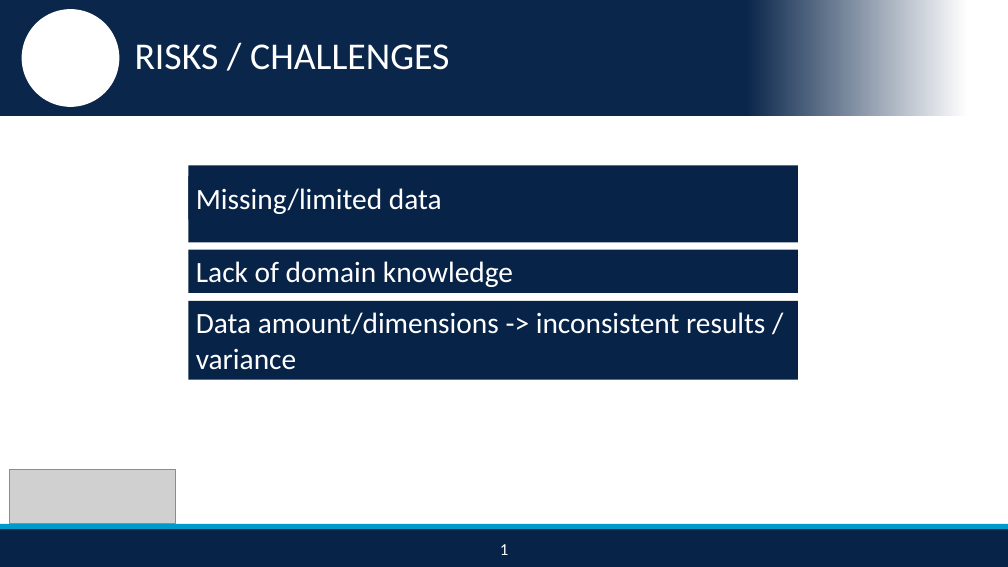
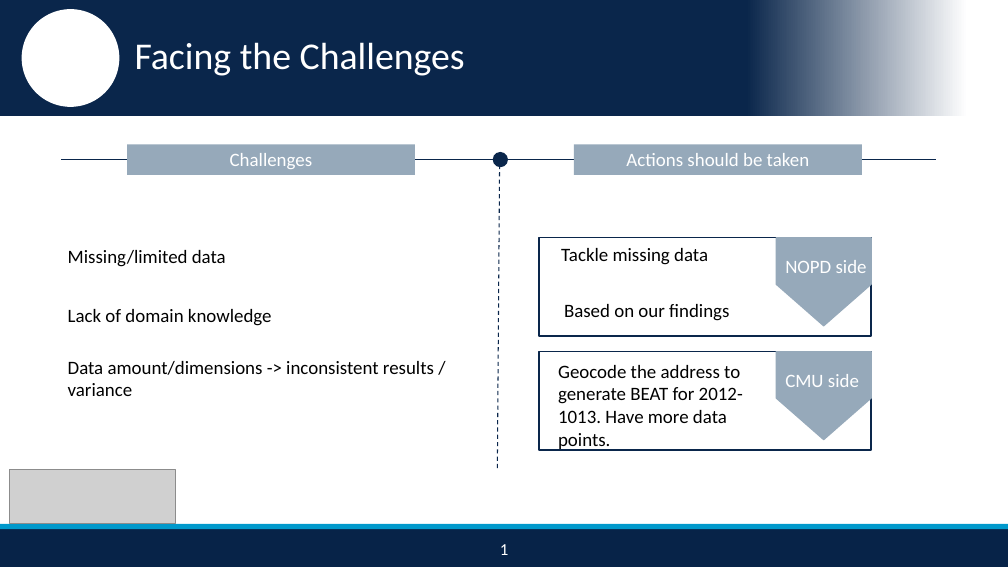
Before and after one commit to nikhilba/NOLA, a slide deck: slide 20 of Presentation/NOLA_Midterm_Presentation_v1.2.pptx (slide 17 before the commit). Drawn at 1008x567 pixels with LibreOffice and Linux fonts; fonts in the diff are those of the drawing; grey boxes stand for pictures; background and template pictures are left out. Boxes give left, top, right and bottom in pixels: in the first picture for what was removed or moved away, otherwise in the second. Text is boxed around its words. In the diff, an @@ line names an element or a change of style, - is before the commit and + after.

```diff
--- a/Presentation/NOLA_Midterm_Presentation_v1.2.pptx
+++ b/Presentation/NOLA_Midterm_Presentation_v1.2.pptx
@@ text at (135, 42, 465, 76): text changed @@
-RISKS / CHALLENGES
+Facing the Challenges
@@ rectangle added at (127, 144, 415, 175), fill #96A9BA, 18 pt, text #FFFFFF @@
+Challenges
@@ rectangle added at (574, 144, 862, 175), fill #96A9BA, 18 pt, text #FFFFFF @@
+Actions should be taken
@@ line added from (61, 160) to (936, 160), #0A264B 1 pt @@
@@ rectangle removed at (188, 166, 798, 243) @@
@@ ellipse added at (493, 152, 508, 167), fill #0A264B @@
@@ line added from (500, 165) to (498, 470), #0A264B 1 pt dashed @@
@@ rectangle added at (539, 238, 871, 337), outline #0A264B 1.25 pt @@
@@ pentagon arrow added at (776, 238, 871, 326), fill #96A9BA, outline #96A9BA 1.25 pt @@
@@ text "Missing/limited data": place and size @@
-text "Missing/limited data" at (196, 188, 442, 214)
+text "Missing/limited data" at (68, 250, 226, 267)
@@ text "Missing/limited data" at (68, 250, 226, 267): size 28 to 18 pt, text colour #FFFFFF to #000000 @@
@@ text added at (561, 248, 708, 265), 18 pt, text #000000 @@
+Tackle missing data
@@ text added at (785, 260, 867, 273), 18 pt, text #FFFFFF @@
+NOPD side
@@ text "Lack of domain knowledge" at (68, 309, 272, 326): size 28 to 18 pt, text colour #FFFFFF to #000000; fill #072348 to none @@
@@ text "Lack of domain knowledge": place and size @@
-text "Lack of domain knowledge" at (188, 250, 798, 293)
+text "Lack of domain knowledge" at (68, 309, 272, 326)
@@ text added at (564, 304, 729, 321), 18 pt, text #000000 @@
+Based on our findings
@@ text "Data amount/dimensions -> inconsistent results ...": place and size @@
-text "Data amount/dimensions -> inconsistent results ..." at (188, 301, 798, 380)
+text "Data amount/dimensions -> inconsistent results ..." at (68, 361, 434, 396)
@@ text "Data amount/dimensions -> inconsistent results ..." at (68, 361, 434, 396): size 28 to 18 pt, text colour #FFFFFF to #000000; fill #072348 to none @@
@@ rectangle added at (539, 352, 871, 450), outline #0A264B 1.25 pt @@
@@ pentagon arrow added at (776, 352, 871, 440), fill #96A9BA, outline #96A9BA 1.25 pt @@
@@ text added at (558, 365, 743, 451), 18 pt, text #000000 @@
+Geocode the address to generate BEAT for 2012-1013. Have more data points.
@@ text added at (785, 374, 859, 387), 18 pt, text #FFFFFF @@
+CMU side
```
Also in this commit, not shown: 10 other slides changed, 4 slides added, 1 slide removed, 4 other files.
